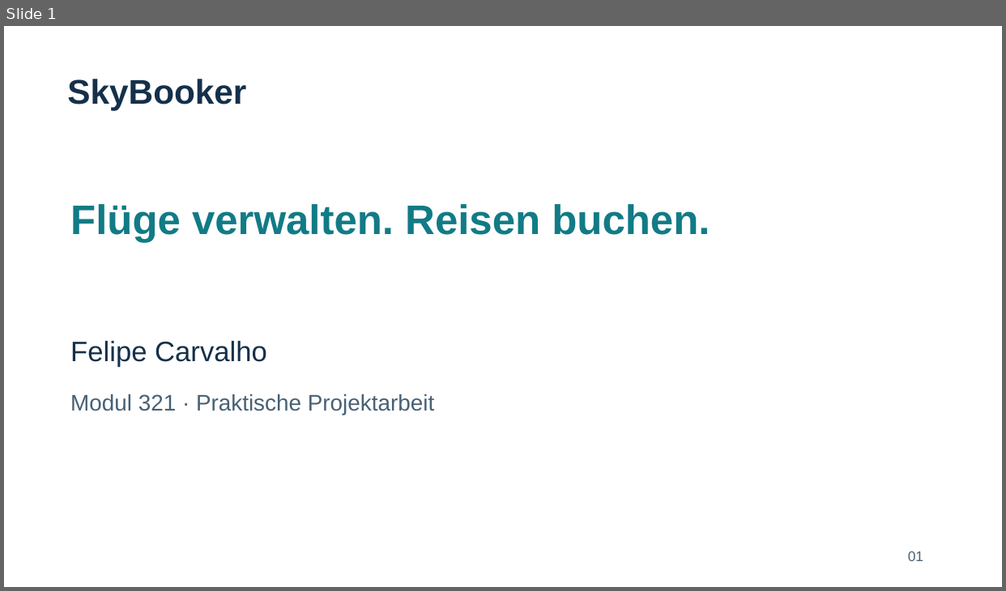
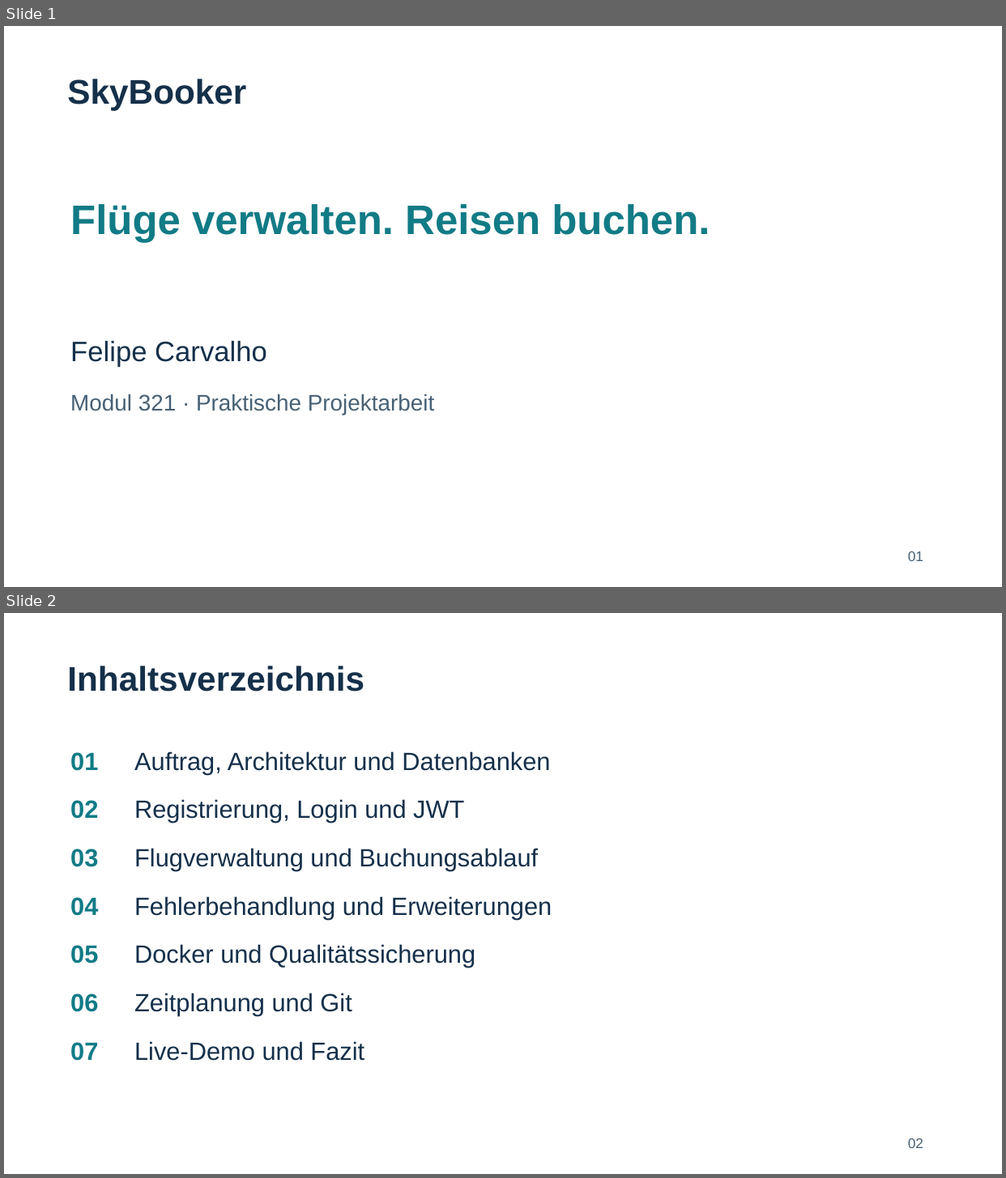
Before and after one commit to FelipeOCar/skybooker-modul321, a slide deck: docs/SkyBooker_Praesentation.pptx. Shown one above the other, each under a label of ours: slide 1 before the commit, slides 1 and 2 after it. The pictures are 1006x591 and 1006x1178 pixels, drawn with LibreOffice and Linux fonts; fonts in the diff are those of the drawing. Boxes give left, top, right and bottom in pixels: in the first picture for what was removed or moved away, otherwise in the second. Text is boxed around its words. In the diff, an @@ line names an element or a change of style, - is before the commit and + after.

Commit message:
docs: Inhaltsverzeichnis und Bedienungsanleitung ergänzen

```diff
--- a/docs/SkyBooker_Praesentation.pptx
+++ b/docs/SkyBooker_Praesentation.pptx
@@ slide 2 added at (x1=4, y1=613, x2=1002, y2=1174), background #FFFFFF @@
@@ text added at (x1=67, y1=666, x2=364, y2=692), 33 pt, text #15304A, bold @@
+Inhaltsverzeichnis
@@ text added at (x1=70, y1=752, x2=98, y2=771), 24 pt, text #117B86, bold @@
+01
@@ text added at (x1=134, y1=752, x2=550, y2=774), 24 pt, text #15304A @@
+Auftrag, Architektur und Datenbanken
@@ text added at (x1=70, y1=800, x2=98, y2=819), 24 pt, text #117B86, bold @@
+02
@@ text added at (x1=134, y1=799, x2=464, y2=823), 24 pt, text #15304A @@
+Registrierung, Login und JWT
@@ text added at (x1=70, y1=849, x2=98, y2=867), 24 pt, text #117B86, bold @@
+03
@@ text added at (x1=134, y1=848, x2=538, y2=871), 24 pt, text #15304A @@
+Flugverwaltung und Buchungsablauf
@@ text added at (x1=70, y1=897, x2=98, y2=916), 24 pt, text #117B86, bold @@
+04
@@ text added at (x1=134, y1=897, x2=552, y2=919), 24 pt, text #15304A @@
+Fehlerbehandlung und Erweiterungen
@@ text added at (x1=70, y1=945, x2=98, y2=964), 24 pt, text #117B86, bold @@
+05
@@ text added at (x1=134, y1=944, x2=475, y2=968), 24 pt, text #15304A @@
+Docker und Qualitätssicherung
@@ text added at (x1=70, y1=994, x2=98, y2=1012), 24 pt, text #117B86, bold @@
+06
@@ text added at (x1=134, y1=993, x2=351, y2=1016), 24 pt, text #15304A @@
+Zeitplanung und Git
@@ text added at (x1=70, y1=1042, x2=98, y2=1061), 24 pt, text #117B86, bold @@
+07
@@ text added at (x1=134, y1=1041, x2=364, y2=1061), 24 pt, text #15304A @@
+Live-Demo und Fazit
@@ text added at (x1=908, y1=1139, x2=923, y2=1148), 13.5 pt, text #476175 @@
+02
```
Also in this commit, not shown: 14 slides changed, 3 other files.
